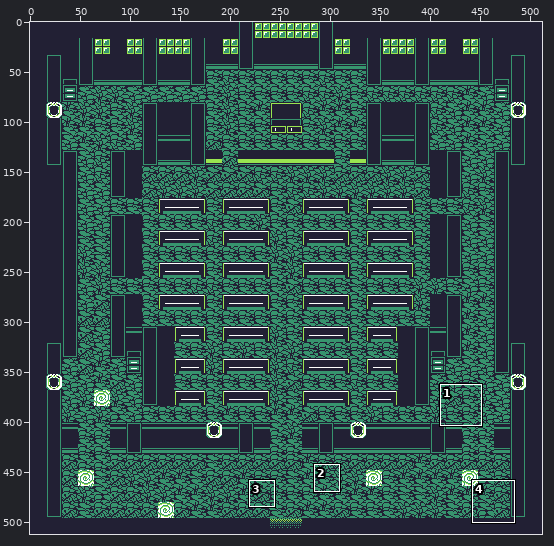
File history of a pixel-art file, Assets/Aseprite/ChurchM.aseprite. The first picture is a wide view before the edit; the outline marks the close-up.
Close-up. The starting point:
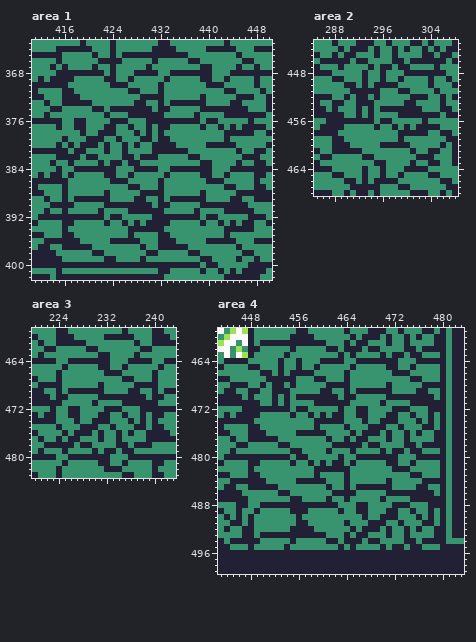
512x512 pixels, 1 frame. Shown: area 1: x 411..450, y 363..402; area 2: x 285..308, y 443..468; area 3: x 220..243, y 459..483; area 4: x 443..483, y 459..499. The commit also changed other parts of the picture, which this record leaves out.
Now the later version:
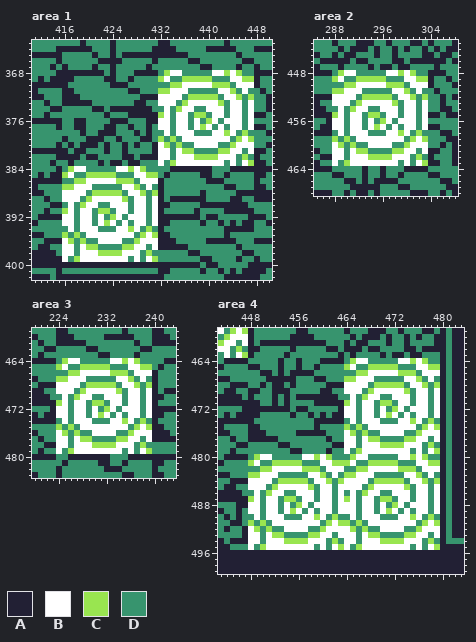
Palette (. is transparent): A #222034  B #ffffff  C #99e550  D #37946e
The edit:
Changed rows in their new state; - is an unchanged pixel.
Area 1, layer "16":
first column x 416:
368 -----------------CBBDDDDDBBCBCDD
369 ----------------CB--CCCCC--DBBCC
370 ----------------D-CCBBBBBCCC-BBB
371 ----------------CCBBB-----BBC-B-
372 ----------------BBBB-CCCCC-BBCDC
373 ----------------BBBDCBBBBBC-BB-B
374 ----------------DB-CBB-DBBBDBBDB
375 ----------------CB-BB-CC-BBDBBDB
376 ----------------BBDBBDB-CB-BBB-B
377 ----------------BB-BB-BCB-B-BBDB
378 ----------------DB-BBB---BBCBDCD
379 ----------------CDC-BBBBBBBB-CBC
380 ----------------BCDC--BBBBDDCBBB
381 ----------------BBDBCC----CCBB-B
382 ----------------BB-BBBCCCCBBB-CD
383 ----------------B-CBBBBBBBB-BDBC
384 -CBBDDDDDBBCBCDD----------------
385 CB--CCCCC--DBBCC----------------
386 D-CCBBBBBCCC-BBB----------------
387 CCBBB-----BBC-B-----------------
388 BBBB-CCCCC-BBCDC----------------
389 BBBDCBBBBBC-BB-B----------------
390 DB-CBB-DBBBDBBDB----------------
391 CB-BB-CC-BBDBBDB----------------
392 BBDBBDB-CB-BBB-B----------------
393 BB-BB-BCB-B-BBDB----------------
394 DB-BBB---BBCBDCD----------------
395 CDC-BBBBBBBB-CBC----------------
396 BCDC--BBBBDDCBBB----------------
397 BBDBCC----CCBB-B----------------
398 BB-BBBCCCCBBB-CD----------------
399 B-CBBBBBBBB-BDBC----------------
Area 2, layer "16":
first column x 288:
448 -CBB-D--DBBCBCDD
449 CB--CCCCC--DBBCC
450 --CCBBBBBCCC-BBB
451 CCBBBDDD--BBC-B-
452 BBBBDCCCCC-BBCDC
453 BBB-CBBBBBC-BB-B
454 DB-CBBD-BBBDBBDB
455 CB-BB-CC-BBDBBDB
456 BBDBBDB-CB-BBB-B
457 BB-BB-BCB-B-BBDB
458 DB-BBB---BBCBDCD
459 CDC-BBBBBBBB-CBC
460 BCDC--BBBBDDCBBB
461 BBDBCC----CCBB-B
462 BB-BBBCCCCBBB-CD
463 B-CBBBBBBBB-BDBC
Area 3, layer "16":
first column x 224:
464 -CBBDDDDDBBCBCDD
465 CB--CCCCC--DBBCC
466 D-CCBBBBBCCC-BBB
467 CCBBB-----BBC-B-
468 BBBB-CCCCC-BBCDC
469 BBBDCBBBBBC-BB-B
470 DB-CBB-DBBBDBBDB
471 CB-BB-CC-BBDBBDB
472 BBDBB-B-CBDBBBDB
473 BBDBB-BCB-BDBBDB
474 -B-BBBDDDBBCB-C-
475 C-C-BBBBBBBB-CBC
476 BC-CDDBBBBD-CBBB
477 BBDBCC-D--CCBB-B
478 BBDBBBCCCCBBBDCD
479 BDCBBBBBBBBDB-BC
Area 4, layer "16":
first column x 448:
464 -----------------CBBDDDDDBBCBCDD
465 ----------------CB--CCCCC--DBBCC
466 ----------------D-CCBBBBBCCC-BBB
467 ----------------CCBBB-----BBC-B-
468 ----------------BBBB-CCCCC-BBCDC
469 ----------------BBBDCBBBBBC-BB-B
470 ----------------DB-CBB-DBBBDBBDB
471 ----------------CB-BB-CC-BBDBBDB
472 ----------------BBDBB-B-CBDBBBDB
473 ----------------BBDBB-BCB-BDBBDB
474 -----------------B-BBBDDDBBCB-C-
475 ----------------C-C-BBBBBBBB-CBC
476 ----------------BC-CDDBBBBD-CBBB
477 ----------------BBDBCC-D--CCBB-B
478 ----------------BBDBBBCCCCBBBDCD
479 ----------------BDCBBBBBBBBDB-BC
480 DCBBDDD-DBBCBC-D-CBBDDDDDBBCBCDD
481 CB--CCCCC-D-BBCCCB--CCCCC--DBBCC
482 D-CCBBBBBCCCDBBBD-CCBBBBBCCC-BBB
483 CCBBB-----BBC-B-CCBBB-----BBC-B-
484 BBBB-CCCCCDBBC-CBBBB-CCCCC-BBCDC
485 BBBDCBBBBBC-BB-BBBBDCBBBBBC-BB-B
486 -B-CBBD-BBB-BBDBDB-CBB-DBBBDBBDB
487 CB-BB-CCDBB-BB-BCB-BB-CC-BBDBBDB
488 BBDBBDBDCBDBBBDBBBDBB-B-CBDBBBDB
489 BB-BB-BCBDB-BB-BBBDBB-BCB-BDBBDB
490 DB-BBB--DBBCB-C--B-BBBDDDBBCB-C-
491 C-C-BBBBBBBB-CBCC-C-BBBBBBBB-CBC
492 BC-C--BBBBD-CBBBBC-CDDBBBBD-CBBB
493 BBDBCCDDDDCCBB-BBBDBCC-D--CCBB-B
494 BB-BBBCCCCBBBDC-BBDBBBCCCCBBBDCD
495 B-CBBBBBBBB-B-BCBDCBBBBBBBBDB-BC
Where, in picture pixels (left, top, right, bottom), the same in both close-ups:
changed: (62, 70, 254, 262)
changed: (332, 70, 428, 166)
changed: (56, 358, 152, 454)
changed: (248, 358, 440, 550)
